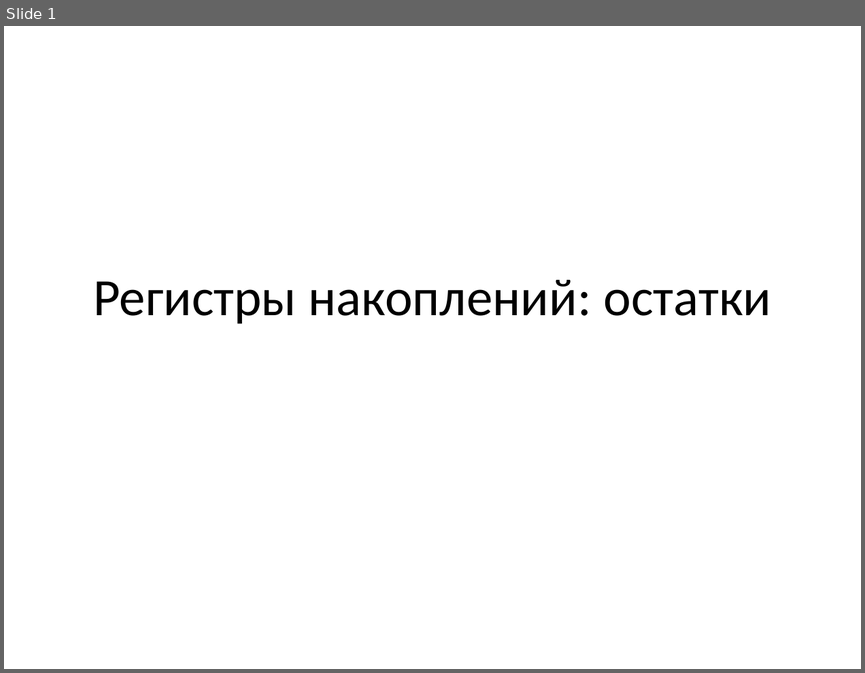
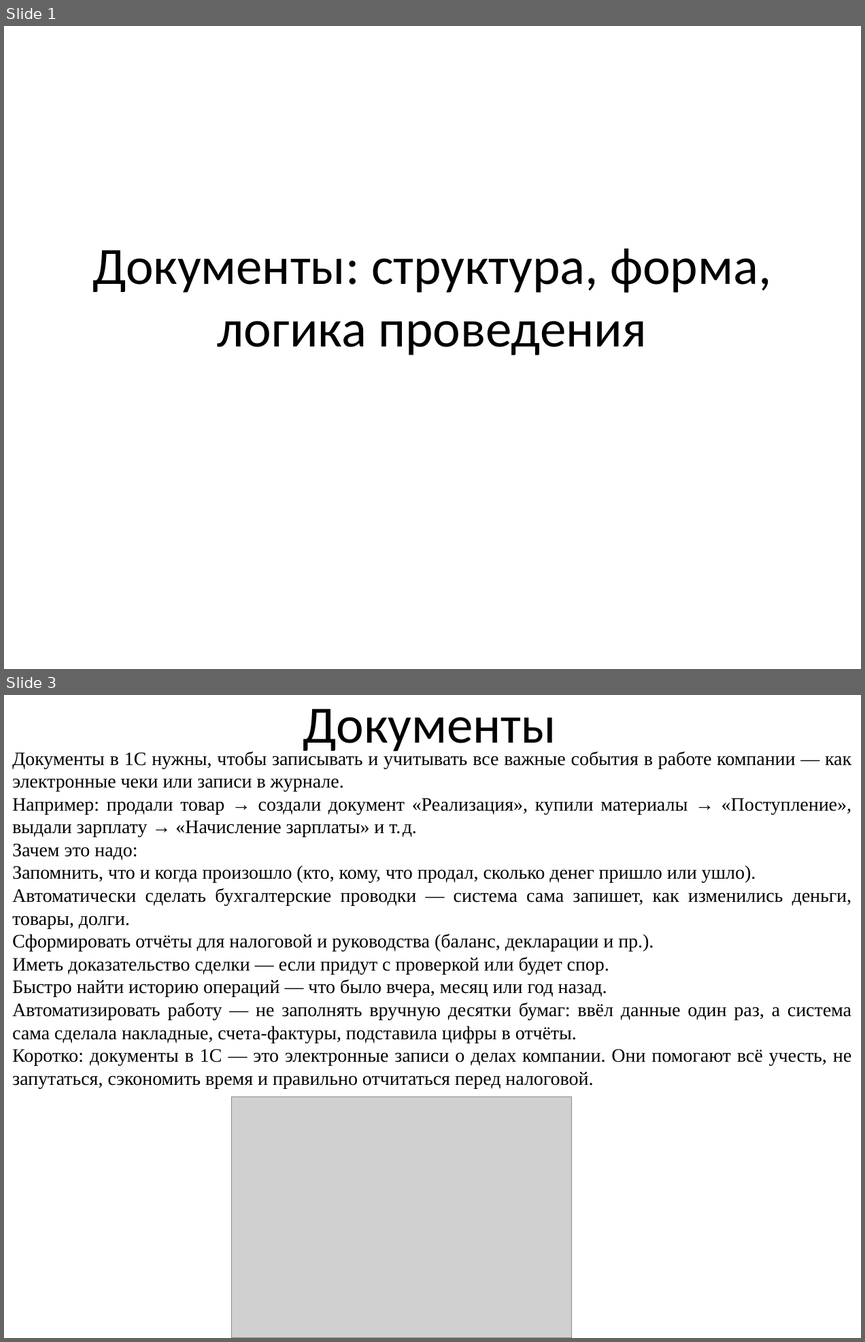
Before and after one commit to mbdatateach/site, a slide deck: 4ис/практика 4.pptx. Shown one above the other, each under a label of ours: slide 1 before the commit, slides 1 and 3 after it; the slides between them are not shown. The pictures are 865x673 and 865x1342 pixels, drawn with LibreOffice and Linux fonts; fonts in the diff are those of the drawing; grey boxes stand for pictures. Boxes give left, top, right and bottom in pixels: in the first picture for what was removed or moved away, otherwise in the second. Text is boxed around its words. In the diff, an @@ line names an element or a change of style, - is before the commit and + after.

```diff
--- a/4ис/практика 4.pptx
+++ b/4ис/практика 4.pptx
@@ slide 3 added at (4,695,861,1338), background #FFFFFF @@
@@ title added at (303,709,556,751), 44 pt, text #000000 @@
+Документы
@@ text added at (12,750,852,1088), 16 pt, text #000000 @@
+Документы в 1С нужны, чтобы записывать и учитывать все важные события в работе компании — как электронные чеки или записи в журнале.
+Например: продали товар → создали документ «Реализация», купили материалы → «Поступление», выдали зарплату → «Начисление зарплаты» и т. д.
+Зачем это надо:
+Запомнить, что и когда произошло (кто, кому, что продал, сколько денег пришло или ушло).
+Автоматически сделать бухгалтерские проводки — система сама запишет, как изменились деньги, товары, долги.
+Сформировать отчёты для налоговой и руководства (баланс, декларации и пр.).
+Иметь доказательство сделки — если придут с проверкой или будет спор.
+Быстро найти историю операций — что было вчера, месяц или год назад.
+Автоматизировать работу — не заполнять вручную десятки бумаг: ввёл данные один раз, а система сама сделала накладные, счета‑фактуры, подставила цифры в отчёты.
+Коротко: документы в 1С — это электронные записи о делах компании. Они помогают всё учесть, не запутаться, сэкономить время и правильно отчитаться перед налоговой.
@@ picture added at (232,1097,572,1338) @@
@@ slide 1 changed as well @@
@@ title at (92,248,771,355): text changed @@
-Регистры накоплений: остатки
+Документы: структура, форма, логика проведения
```
Also in this commit, not shown: 5 other slides added, 6 slides removed, 30 other files.
